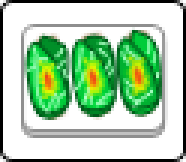
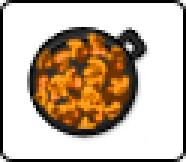
Two versions of the same layered image (186px x 162px). Layer-by-layer changes:
moved "Слой 1 (копия)" into group "grillet-meat-empty", painted on it over [27, 24, 156, 141]
removed layer "Слой 2" from group "grillet-meat-" over [36, 57, 60, 99]
removed layer "Фигура 9 (копия)" from group "grillet-meat-" over [27, 42, 69, 111]
moved "Слой 1" above "Фигура 9", painted on it over [27, 24, 156, 141]
moved "Фигура 9" above "Фигура 10", painted on it over [30, 30, 135, 135]
showed "Фигура 10", painted on it over [69, 30, 153, 123]
removed layer "Слой 4" from group "grillet-meat-" over [27, 39, 162, 114]
removed layer "Слой 2 (копия) 2" from group "grillet-meat-" over [123, 54, 150, 96]
removed layer "Фигура 9 (копия) 5" from group "grillet-meat-" over [117, 39, 159, 108]
removed layer "Фигура 9 (копия) 4" from group "grillet-meat-" over [126, 30, 159, 114]
removed layer "Слой 1 (копия) 2" from group "grillet-meat-" over [123, 30, 156, 117]
removed layer "Слой 2 (копия)" from group "grillet-meat-" over [78, 54, 108, 99]
removed layer "Фигура 9 (копия) 3" from group "grillet-meat-" over [72, 42, 114, 111]
removed layer "Фигура 9 (копия) 2" from group "grillet-meat-" over [81, 36, 114, 114]
hid "Фигура 7 (копия)" over [21, 24, 168, 132]
hid "Фигура 7" over [21, 30, 168, 138]
